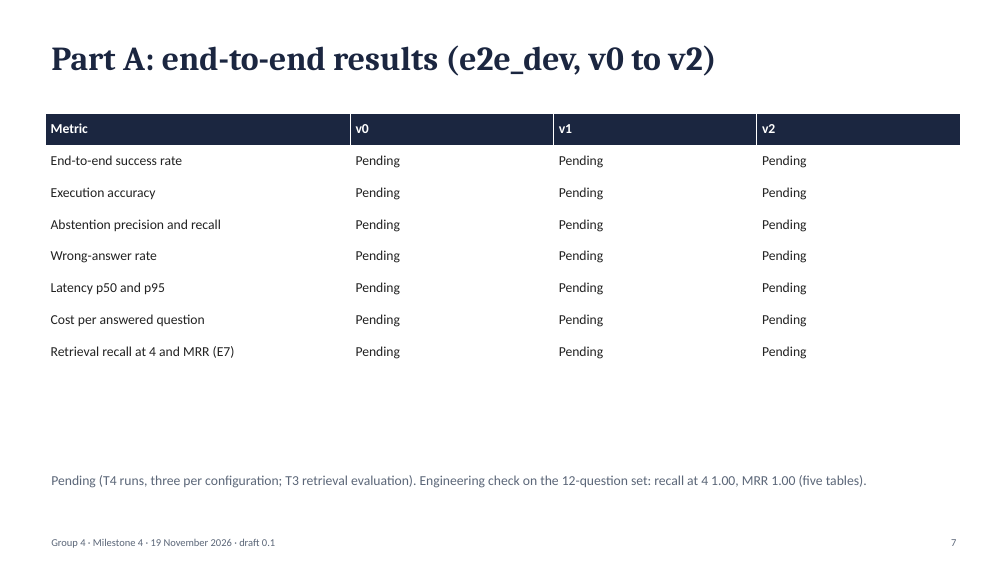
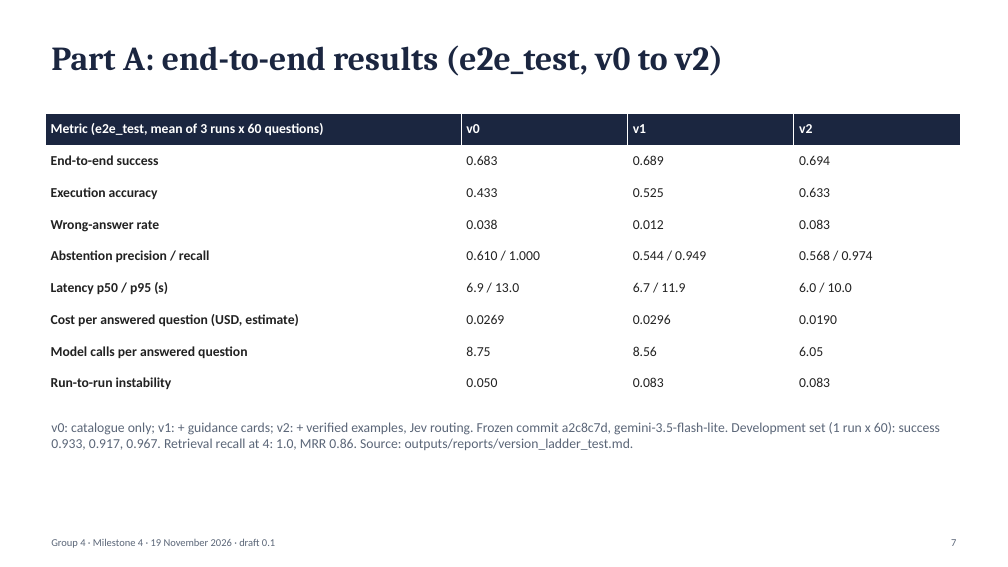
Before and after one commit to sathyaIITM/Group-4-DS-and-AI-Lab-Project, a slide deck: slide 7 of docs/milestones/Milestone4_TA_Presentation.pptx. Drawn at 1008x567 pixels with LibreOffice and Linux fonts; fonts in the diff are those of the drawing. Boxes give left, top, right and bottom in pixels: in the first picture for what was removed or moved away, otherwise in the second. Text is boxed around its words. In the diff, an @@ line names an element or a change of style, - is before the commit and + after.

Commit message:
DOCS: M4 report 0.6 and deck: scoring rules, end-to-end results slide, A4 and A5 aligned with A6

```diff
--- a/docs/milestones/Milestone4_TA_Presentation.pptx
+++ b/docs/milestones/Milestone4_TA_Presentation.pptx
@@ text at (51,45,723,76): text changed @@
-Part A: end-to-end results (e2e_dev, v0 to v2)
+Part A: end-to-end results (e2e_test, v0 to v2)
@@ table at (45,113,960,399) @@
-row 1: Metric | v0 | v1 | v2
-row 2: End-to-end success rate | Pending | Pending | Pending
-row 3: Execution accuracy | Pending | Pending | Pending
-row 4: Abstention precision and recall | Pending | Pending | Pending
-row 5: Wrong-answer rate | Pending | Pending | Pending
-row 6: Latency p50 and p95 | Pending | Pending | Pending
-row 7: Cost per answered question | Pending | Pending | Pending
-row 8: Retrieval recall at 4 and MRR (E7) | Pending | Pending | Pending
+row 1: Metric (e2e_test, mean of 3 runs x 60 questions) | v0 | v1 | v2
+row 2: End-to-end success | 0.683 | 0.689 | 0.694
+row 3: Execution accuracy | 0.433 | 0.525 | 0.633
+row 4: Wrong-answer rate | 0.038 | 0.012 | 0.083
+row 5: Abstention precision / recall | 0.610 / 1.000 | 0.544 / 0.949 | 0.568 / 0.974
+row 6: Latency p50 / p95 (s) | 6.9 / 13.0 | 6.7 / 11.9 | 6.0 / 10.0
+row 7: Cost per answered question (USD, estimate) | 0.0269 | 0.0296 | 0.0190
+row 8: Model calls per answered question | 8.75 | 8.56 | 6.05
+row 9: Run-to-run instability | 0.050 | 0.083 | 0.083
@@ text at (51,422,940,450): text changed @@
-Pending (T4 runs, three per configuration; T3 retrieval evaluation). Engineering check on the 12-question set: recall at 4 1.00, MRR 1.00 (five tables).
+v0: catalogue only; v1: + guidance cards; v2: + verified examples, Jev routing. Frozen commit a2c8c7d, gemini-3.5-flash-lite. Development set (1 run x 60): success 0.933, 0.917, 0.967. Retrieval recall at 4: 1.0, MRR 0.86. Source: outputs/reports/version_ladder_test.md.
```
Also in this commit, not shown: 6 other slides changed, 2 slides added, 1 other file.
